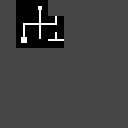
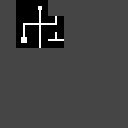
Layers edited between the first and the second 128 x 128 image:
painted on "T7" over [39, 39, 41, 48]
